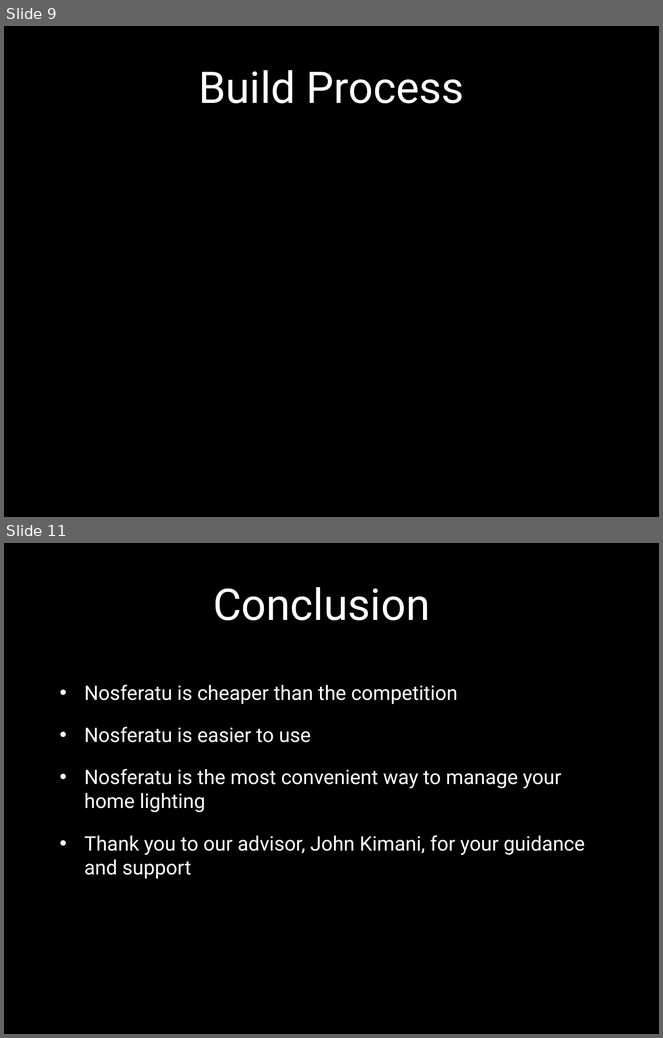
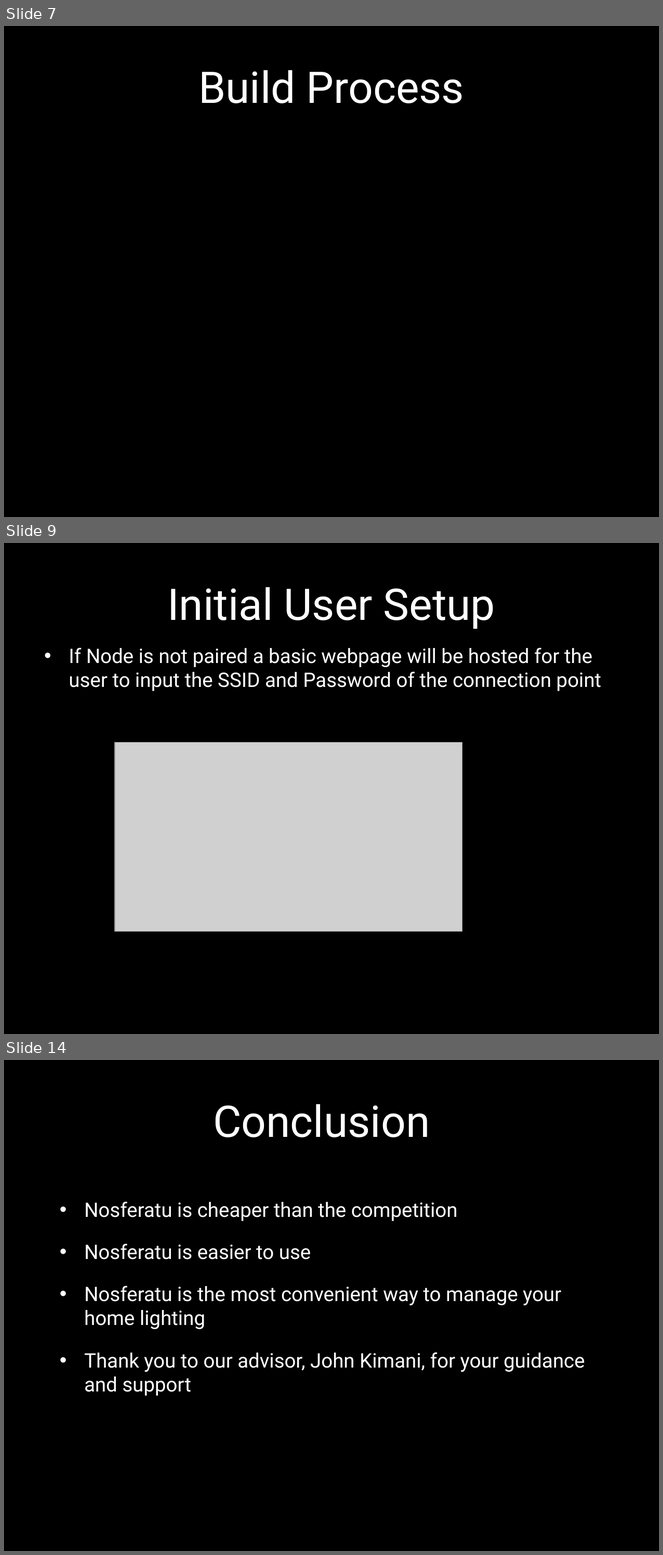
Before and after one commit to cojoigo/Capstone, a slide deck: Final Documents/Final Presentation.pptx. Shown one above the other, each under a label of ours: slides 9 and 11 before the commit, slides 7, 9 and 14 after it; the slides between them are not shown. The pictures are 663x1038 and 663x1555 pixels, drawn with LibreOffice and Linux fonts; fonts in the diff are those of the drawing; grey boxes stand for pictures; background and template pictures are left out. Boxes give left, top, right and bottom in pixels: in the first picture for what was removed or moved away, otherwise in the second. Text is boxed around its words. In the diff, an @@ line names an element or a change of style, - is before the commit and + after.

```diff
--- a/Final Documents/Final Presentation.pptx
+++ b/Final Documents/Final Presentation.pptx
@@ slide 9 added at box(4, 543, 659, 1034), background picture (left out) @@
@@ title added at box(167, 587, 495, 629), 48 pt, text #FFFFFF @@
+Initial User Setup
@@ text added at box(69, 648, 601, 691), 22 pt, text #FFFFFF @@
+• If Node is not paired a basic webpage will be hosted for the user to input the SSID and Password of the connection point
@@ picture added at box(115, 743, 463, 932) @@
@@ what was slide 9 is now slide 7 @@
@@ what was slide 11 is now slide 14 @@
```
Also in this commit, not shown: 1 slide changed, 5 other slides added, 3 slides removed.
